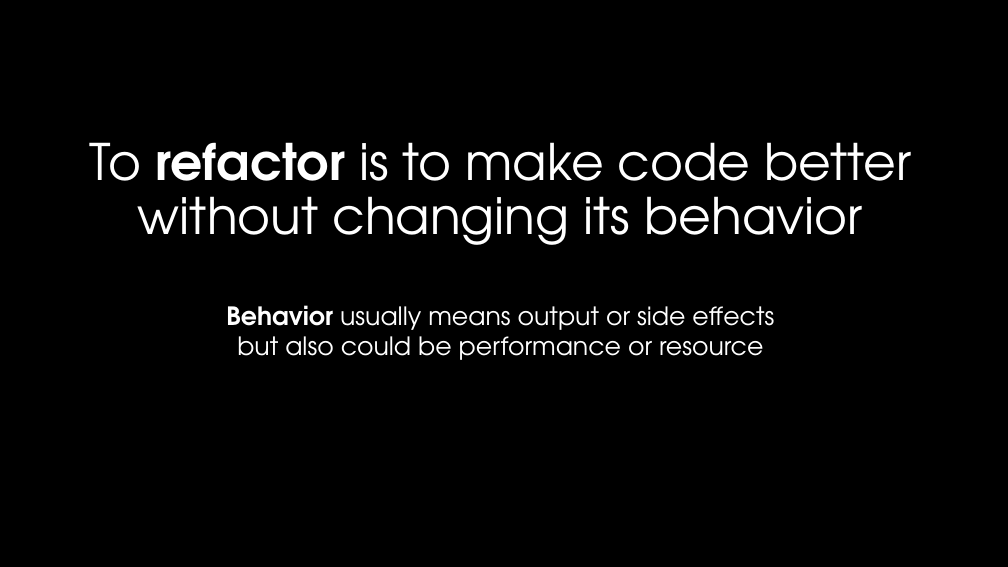
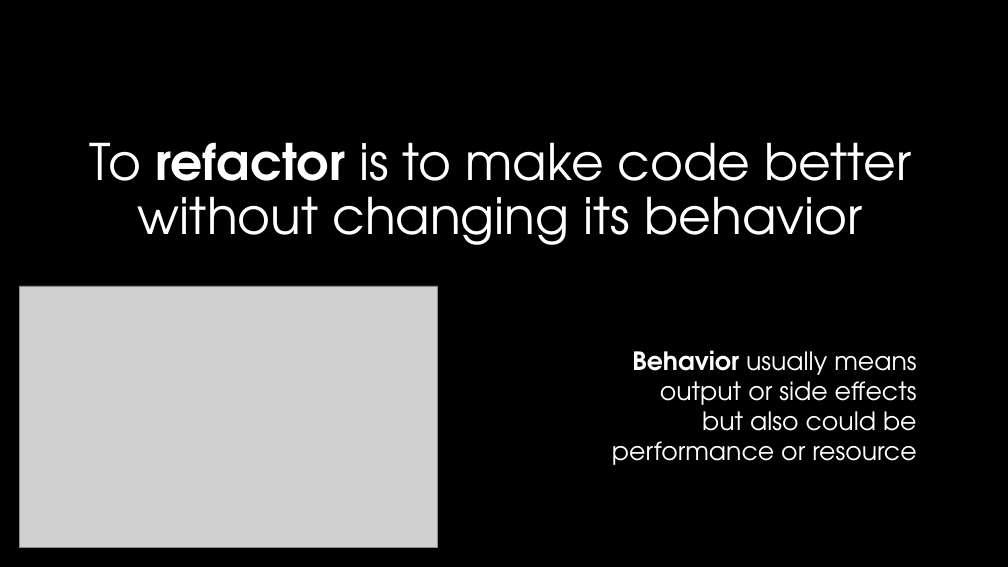
Before and after one commit to szalapski/refactoring, a slide deck: slide 8 of PracticalRefactoring.pptx (slide 2 before the commit). Drawn at 1008x567 pixels with LibreOffice and Linux fonts; fonts in the diff are those of the drawing; grey boxes stand for pictures; background and template pictures are left out. Boxes give left, top, right and bottom in pixels: in the first picture for what was removed or moved away, otherwise in the second. Text is boxed around its words. In the diff, an @@ line names an element or a change of style, - is before the commit and + after.

```diff
--- a/PracticalRefactoring.pptx
+++ b/PracticalRefactoring.pptx
@@ picture added at [20,286,438,547] @@
@@ text "Behavior usually means output or ...": place and size @@
-text "Behavior usually means output or ..." at [226,305,774,360]
+text "Behavior usually means output or ..." at [612,350,917,465]
@@ text "Behavior usually means output or ..." at [612,350,917,465]: alignment centre to right @@
```
Also in this commit, not shown: 1 other slide changed, 6 slides added, 2 other files.
